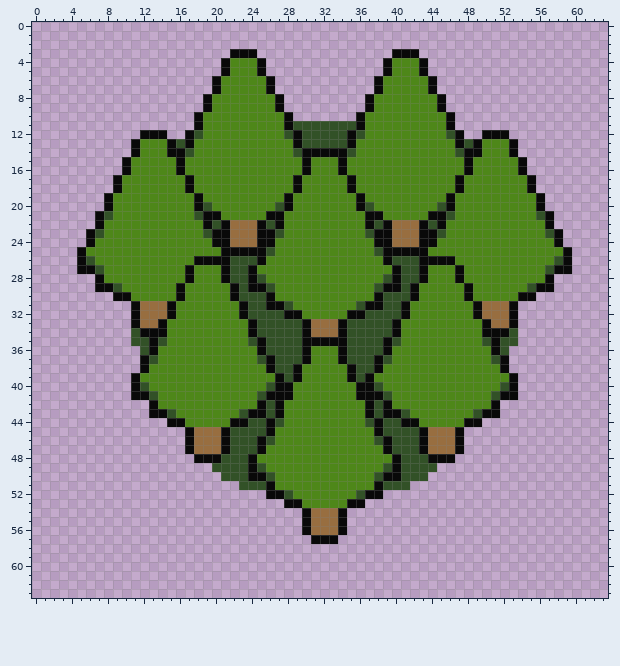
Edited in one commit: pixel-art sprite (public/assets/Tiles/Plains/Woods/sheet01.png). The first picture shows the starting point.
The file is 64x64 pixels.
Once edited:
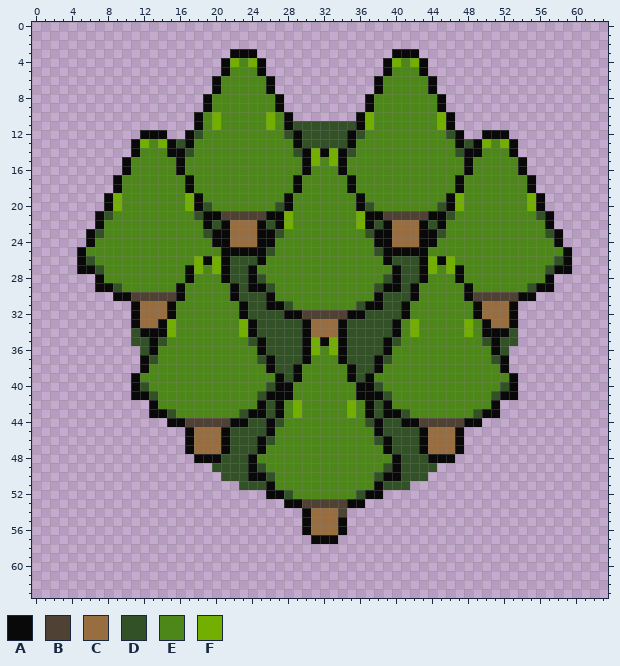
Palette (. is transparent): A #090909  B #4f4133  C #986e40  D #325127  E #4e8719  F #72af00
What changed:
Colour A gives way to colour B in row 54 at x 34.
Colour E gives way to colour B in row 21 at x 21 to 25 and 39 to 43; in row 30 at x 11 to 15 and 49 to 53; in row 32 at x 30 to 34; in row 44 at x 17 to 21 and 43 to 47; in row 53 at x 30 to 34.
Colour A gives way to colour F in row 14 at x 31 and 33; in row 26 at x 18, 20, 44 and 46; in row 35 at x 31 and 33.
Colour E gives way to colour F in row 4 at x 22, 24, 40 and 42; in rows 10 to 11 at x 20, 26, 37 and 45; in row 13 at x 12, 14, 50 and 52; in row 15 at x 31 and 33; in rows 19 to 20 at x 9, 17, 47 and 55; in rows 21 to 22 at x 28 and 36.
Colour E gives way to colour F in row 27 at x 18, 20, 44 and 46; in rows 33 to 34 at x 15, 23, 42 and 48; in row 36 at x 31 and 33; in rows 42 to 43 at x 29 and 35.
